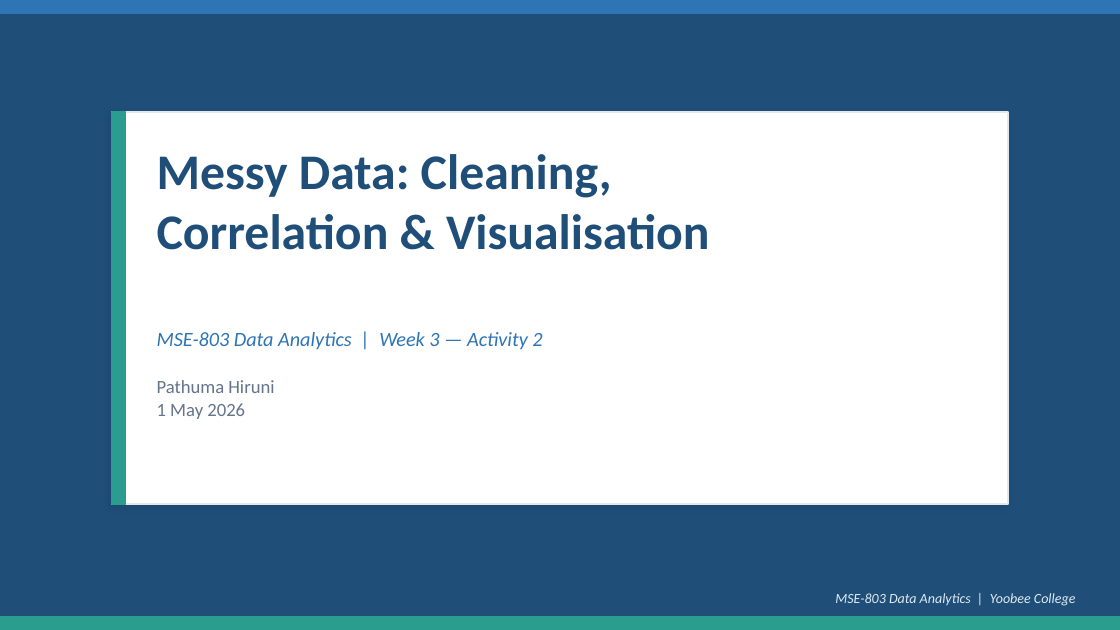
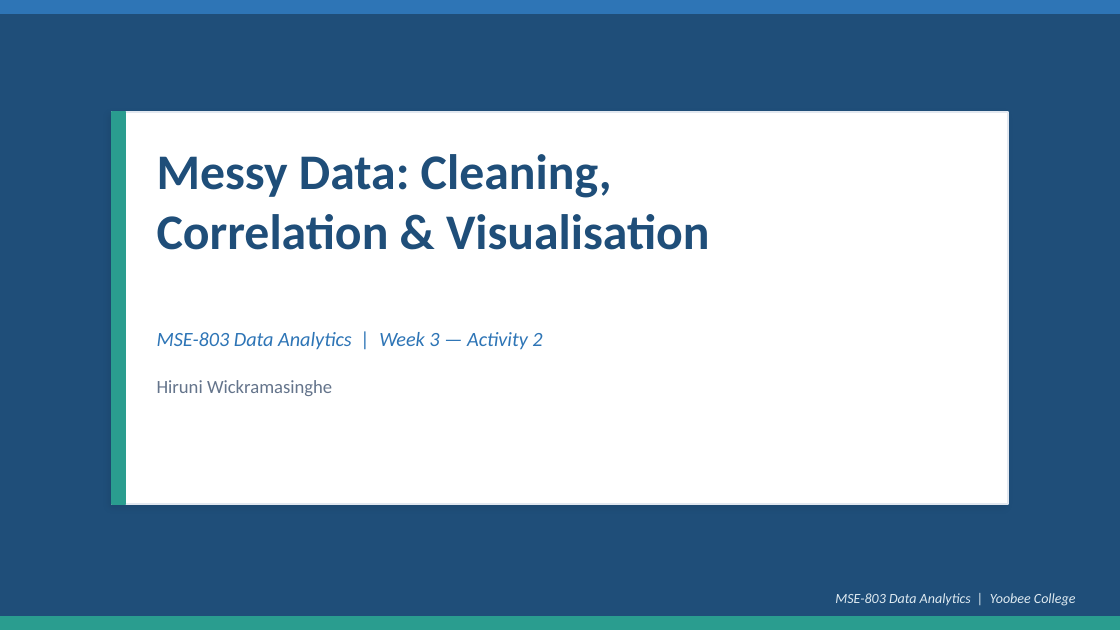
Before and after one commit to Wisidagamage/MSE-803-Data-Analytics, a slide deck: slide 1 of week 3/Activity 2/messy_dataset_Visualization.pptx. Drawn at 1120x630 pixels with LibreOffice and Linux fonts; fonts in the diff are those of the drawing. Boxes give left, top, right and bottom in pixels: in the first picture for what was removed or moved away, otherwise in the second. Text is boxed around its words. In the diff, an @@ line names an element or a change of style, - is before the commit and + after.

```diff
--- a/week 3/Activity 2/messy_dataset_Visualization.pptx
+++ b/week 3/Activity 2/messy_dataset_Visualization.pptx
@@ text at [157,380,332,396]: text changed @@
-Pathuma Hiruni
-1 May 2026
+Hiruni Wickramasinghe
```
Also in this commit, not shown: 2 other slides changed, 4 slides removed.
